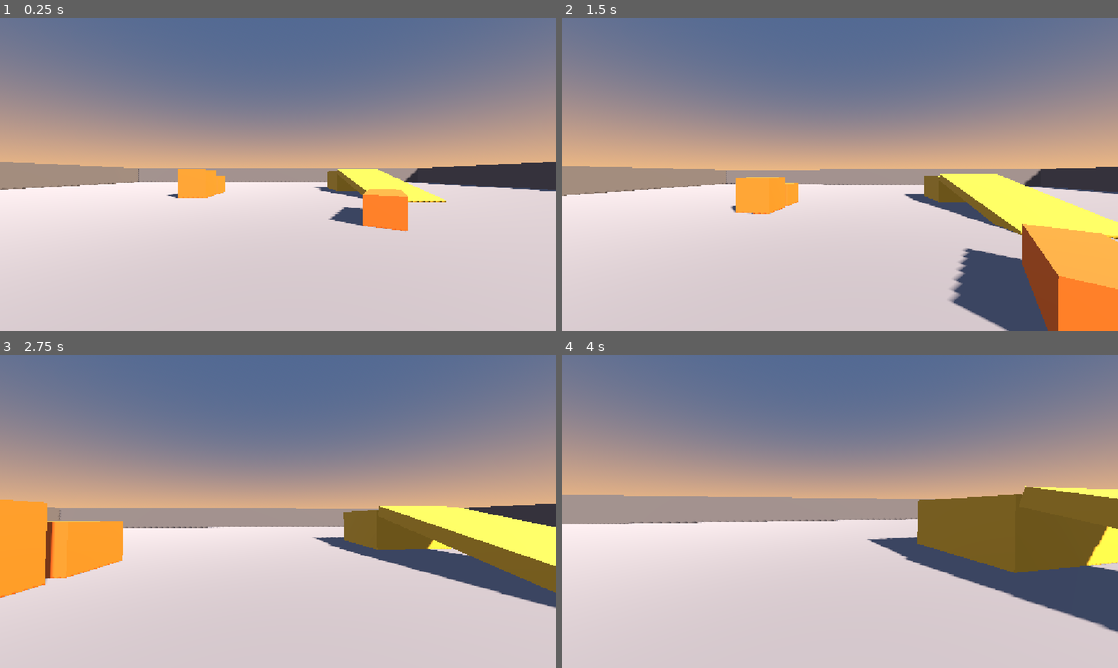
Above: before the commit, frames 1-4 (two rows, left to right).
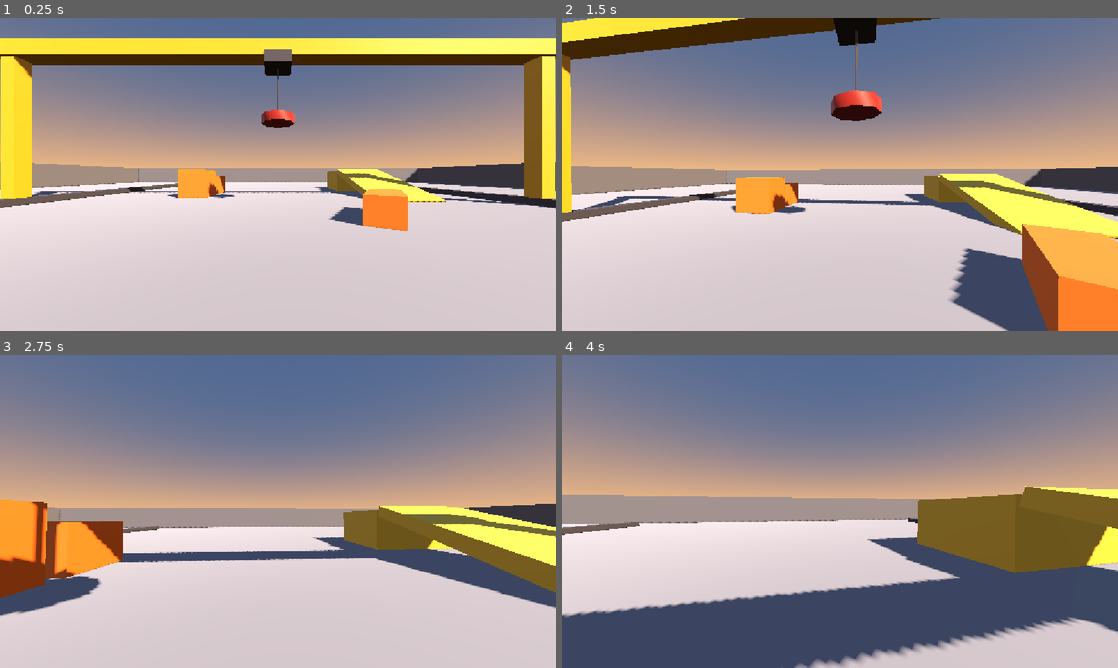
Above: after the commit, the same moments.

Repository: linkinmjs/patio-iman
Game: Godot game, scene res://scenes/patio.tscn
Two runs of this game, one before a commit and one after it. Both use one fixed random seed, a clock stepped at 60 frames per second and the inputs below.
Inputs (mouse positions are in pixels of both pictures, inside the frame that each line leads up to):
- Up to frame 1 (0.25 s): no input
- Up to frame 2 (1.5 s): tap Enter at 0.5 s; move the mouse to (867, 174) at 0.52 s; hold Right mouse button (precision, bound only after the commit) 0.53-1.28 s; hold W (move_forward) from 0.53 s (still down); tap Space (jump) at 0.77 s; move the mouse to (812, 174) at 1.27 s; tap C (crouch) at 1.35 s
- Up to frame 3 (2.75 s): keep holding W (move_forward); tap Space (jump) at 1.52 s; right-click (250, 511) at 1.55 s; move the mouse to (289, 505) at 2.02 s; hold Shift (sprint) from 2.03 s (still down); right-click (289, 505) at 2.3 s
- Up to frame 4 (4 s): keep holding W (move_forward); move the mouse to (834, 517) at 2.77 s; release Shift (sprint) at 2.78 s; right-click (834, 517) at 2.85 s; tap Space (jump) at 3.02, 3.77 s; move the mouse to (878, 514) at 3.52 s; hold Right mouse button (precision, bound only after the commit) from 3.53 s (still down)

The runs differ from the first frame. In frame 1, 16% of the frame differs, in the area x 0-100%, y 6-62%; in frame 2, 8.7%; in frame 3, 5.2%; in frame 4, 18%, in the area x 0-95%, y 52-100%.

Commit message:
Hito 2: gruas manipulables (portico y tractor en primera persona)
- Grua portico sobre rieles: se opera desde consola (E), WASD mueve
  puente/carro, Q/E imAn, RMB precision, rueda zoom, Tab sale.
- Grua movil tipo tractor: cabina en primera persona, W/S maneja muy
  lento, A/D gira (reducido), torreta persigue la mirada del operador,
  brazo articulado con iman colgante siempre vertical.
- Player: set_control_enabled() para ceder el control a las maquinas.

Co-Authored-By: Claude Fable 5 <noreply@anthropic.com>

Diff:
--- a/project.godot
+++ b/project.godot
@@ -47,6 +47,31 @@
 "events": [Object(InputEventKey,"resource_local_to_scene":false,"resource_name":"","device":-1,"window_id":0,"alt_press …(195 unchanged characters)…
 ]
 }
+interact={
+"deadzone": 0.2,
+"events": [Object(InputEventKey,"resource_local_to_scene":false,"resource_name":"","device":-1,"window_id":0,"alt_pressed":false,"shift_pressed":false,"ctrl_pressed":false,"meta_pressed":false,"pressed":false,"keycode":0,"physical_keycode":69,"key_label":0,"unicode":0,"location":0,"echo":false,"script":null)
+]
+}
+crane_up={
+"deadzone": 0.2,
+"events": [Object(InputEventKey,"resource_local_to_scene":false,"resource_name":"","device":-1,"window_id":0,"alt_pressed":false,"shift_pressed":false,"ctrl_pressed":false,"meta_pressed":false,"pressed":false,"keycode":0,"physical_keycode":69,"key_label":0,"unicode":0,"location":0,"echo":false,"script":null)
+]
+}
+crane_down={
+"deadzone": 0.2,
+"events": [Object(InputEventKey,"resource_local_to_scene":false,"resource_name":"","device":-1,"window_id":0,"alt_pressed":false,"shift_pressed":false,"ctrl_pressed":false,"meta_pressed":false,"pressed":false,"keycode":0,"physical_keycode":81,"key_label":0,"unicode":0,"location":0,"echo":false,"script":null)
+]
+}
+precision={
+"deadzone": 0.2,
+"events": [Object(InputEventMouseButton,"resource_local_to_scene":false,"resource_name":"","device":-1,"window_id":0,"alt_pressed":false,"shift_pressed":false,"ctrl_pressed":false,"meta_pressed":false,"button_mask":0,"position":Vector2(0, 0),"global_position":Vector2(0, 0),"factor":1.0,"button_index":2,"canceled":false,"pressed":false,"double_click":false,"script":null)
+]
+}
+exit_mode={
+"deadzone": 0.2,
+"events": [Object(InputEventKey,"resource_local_to_scene":false,"resource_name":"","device":-1,"window_id":0,"alt_pressed":false,"shift_pressed":false,"ctrl_pressed":false,"meta_pressed":false,"pressed":false,"keycode":0,"physical_keycode":4194306,"key_label":0,"unicode":0,"location":0,"echo":false,"script":null)
+]
+}
 jump={
 "deadzone": 0.2,
 "events": [Object(InputEventKey,"resource_local_to_scene":false,"resource_name":"","device":-1,"window_id":0,"alt_press …(190 unchanged characters)…
--- /dev/null
+++ b/scenes/crane.tscn
@@ -0,0 +1,108 @@
+[gd_scene load_steps=6 format=3]
+
+[ext_resource type="Script" path="res://scripts/crane.gd" id="1_crane"]
+
+[sub_resource type="StandardMaterial3D" id="mat_acero"]
+albedo_color = Color(0.78, 0.62, 0.14, 1)
+roughness = 0.6
+
+[sub_resource type="StandardMaterial3D" id="mat_oscuro"]
+albedo_color = Color(0.25, 0.26, 0.3, 1)
+roughness = 0.8
+
+[sub_resource type="StandardMaterial3D" id="mat_iman"]
+albedo_color = Color(0.55, 0.15, 0.12, 1)
+roughness = 0.5
+
+[sub_resource type="SphereShape3D" id="shape_consola"]
+radius = 2.0
+
+[node name="Grua" type="Node3D"]
+script = ExtResource("1_crane")
+
+[node name="RielOeste" type="CSGBox3D" parent="."]
+transform = Transform3D(1, 0, 0, 0, 1, 0, 0, 0, 1, -14, 0.2, 0)
+use_collision = true
+size = Vector3(0.6, 0.4, 52)
+material = SubResource("mat_oscuro")
+
+[node name="RielEste" type="CSGBox3D" parent="."]
+transform = Transform3D(1, 0, 0, 0, 1, 0, 0, 0, 1, 14, 0.2, 0)
+use_collision = true
+size = Vector3(0.6, 0.4, 52)
+material = SubResource("mat_oscuro")
+
+[node name="Puente" type="Node3D" parent="."]
+
+[node name="PataOeste" type="CSGBox3D" parent="Puente"]
+transform = Transform3D(1, 0, 0, 0, 1, 0, 0, 0, 1, -14, 4.2, 0)
+use_collision = true
+size = Vector3(0.7, 7.6, 0.7)
+material = SubResource("mat_acero")
+
+[node name="PataEste" type="CSGBox3D" parent="Puente"]
+transform = Transform3D(1, 0, 0, 0, 1, 0, 0, 0, 1, 14, 4.2, 0)
+use_collision = true
+size = Vector3(0.7, 7.6, 0.7)
+material = SubResource("mat_acero")
+
+[node name="Viga" type="CSGBox3D" parent="Puente"]
+transform = Transform3D(1, 0, 0, 0, 1, 0, 0, 0, 1, 0, 8.2, 0)
+use_collision = true
+size = Vector3(29.5, 0.8, 1)
+material = SubResource("mat_acero")
+
+[node name="Carro" type="Node3D" parent="Puente"]
+transform = Transform3D(1, 0, 0, 0, 1, 0, 0, 0, 1, 0, 7.6, 0)
+
+[node name="CarroVisual" type="CSGBox3D" parent="Puente/Carro"]
+use_collision = true
+size = Vector3(1.4, 0.6, 1.4)
+material = SubResource("mat_oscuro")
+
+[node name="Cable" type="CSGCylinder3D" parent="Puente/Carro"]
+transform = Transform3D(1, 0, 0, 0, 1, 0, 0, 0, 1, 0, -1.5, 0)
+radius = 0.05
+height = 3.0
+material = SubResource("mat_oscuro")
+
+[node name="Iman" type="Node3D" parent="Puente/Carro"]
+transform = Transform3D(1, 0, 0, 0, 1, 0, 0, 0, 1, 0, -3, 0)
+
+[node name="ImanVisual" type="CSGCylinder3D" parent="Puente/Carro/Iman"]
+use_collision = true
+radius = 0.9
+height = 0.45
+material = SubResource("mat_iman")
+
+[node name="CamYaw" type="Node3D" parent="Puente/Carro"]
+transform = Transform3D(1, 0, 0, 0, 1, 0, 0, 0, 1, 0, 1.2, 0)
+
+[node name="CamPitch" type="Node3D" parent="Puente/Carro/CamYaw"]
+transform = Transform3D(1, 0, 0, 0, 0.825336, 0.564642, 0, -0.564642, 0.825336, 0, 0, 0)
+
+[node name="Camera3D" type="Camera3D" parent="Puente/Carro/CamYaw/CamPitch"]
+transform = Transform3D(1, 0, 0, 0, 1, 0, 0, 0, 1, 0, 0, 9)
+fov = 70.0
+
+[node name="Consola" type="Node3D" parent="."]
+transform = Transform3D(1, 0, 0, 0, 1, 0, 0, 0, 1, 16, 0, 20)
+
+[node name="Gabinete" type="CSGBox3D" parent="Consola"]
+transform = Transform3D(1, 0, 0, 0, 1, 0, 0, 0, 1, 0, 0.575, 0)
+use_collision = true
+size = Vector3(0.7, 1.15, 0.45)
+material = SubResource("mat_oscuro")
+
+[node name="Label3D" type="Label3D" parent="Consola"]
+transform = Transform3D(1, 0, 0, 0, 1, 0, 0, 0, 1, 0, 1.7, 0)
+billboard = 1
+text = "Operar grúa [E]"
+font_size = 48
+outline_size = 8
+
+[node name="Area3D" type="Area3D" parent="Consola"]
+
+[node name="CollisionShape3D" type="CollisionShape3D" parent="Consola/Area3D"]
+transform = Transform3D(1, 0, 0, 0, 1, 0, 0, 0, 1, 0, 1, 0)
+shape = SubResource("shape_consola")
--- a/scenes/patio.tscn
+++ b/scenes/patio.tscn
@@ -1,6 +1,8 @@
-[gd_scene load_steps=9 format=3]
+[gd_scene load_steps=11 format=3]
 
 [ext_resource type="PackedScene" path="res://scenes/player.tscn" id="1_playr"]
+[ext_resource type="PackedScene" path="res://scenes/crane.tscn" id="2_grua"]
+[ext_resource type="PackedScene" path="res://scenes/tractor_crane.tscn" id="3_gruam"]
 
 [sub_resource type="ProceduralSkyMaterial" id="sky_mat"]
 sky_top_color = Color(0.25, 0.32, 0.45, 1)
@@ -106,3 +108,8 @@
 
 [node name="Player" parent="." instance=ExtResource("1_playr")]
 transform = Transform3D(1, 0, 0, 0, 1, 0, 0, 0, 1, 0, 0.1, 10)
+
+[node name="Grua" parent="." instance=ExtResource("2_grua")]
+
+[node name="GruaMovil" parent="." instance=ExtResource("3_gruam")]
+transform = Transform3D(1, 0, 0, 0, 1, 0, 0, 0, 1, -8, 0.05, 14)
--- a/scenes/player.tscn
+++ b/scenes/player.tscn
@@ -6,7 +6,7 @@
 radius = 0.35
 height = 1.8
 
-[node name="Player" type="CharacterBody3D"]
+[node name="Player" type="CharacterBody3D" groups=["player"]]
 script = ExtResource("1_player")
 
 [node name="CollisionShape3D" type="CollisionShape3D" parent="."]
--- /dev/null
+++ b/scenes/tractor_crane.tscn
@@ -0,0 +1,127 @@
+[gd_scene load_steps=8 format=3]
+
+[ext_resource type="Script" path="res://scripts/tractor_crane.gd" id="1_tcrane"]
+
+[sub_resource type="StandardMaterial3D" id="mat_amarillo"]
+albedo_color = Color(0.78, 0.62, 0.14, 1)
+roughness = 0.6
+
+[sub_resource type="StandardMaterial3D" id="mat_oscuro"]
+albedo_color = Color(0.22, 0.23, 0.26, 1)
+roughness = 0.85
+
+[sub_resource type="StandardMaterial3D" id="mat_vidrio"]
+albedo_color = Color(0.3, 0.42, 0.52, 1)
+roughness = 0.3
+
+[sub_resource type="StandardMaterial3D" id="mat_iman"]
+albedo_color = Color(0.55, 0.15, 0.12, 1)
+roughness = 0.5
+
+[sub_resource type="BoxShape3D" id="shape_chasis"]
+size = Vector3(2.6, 2.4, 4.4)
+
+[sub_resource type="SphereShape3D" id="shape_acceso"]
+radius = 1.9
+
+[node name="GruaMovil" type="CharacterBody3D"]
+script = ExtResource("1_tcrane")
+
+[node name="CollisionShape3D" type="CollisionShape3D" parent="."]
+transform = Transform3D(1, 0, 0, 0, 1, 0, 0, 0, 1, 0, 1.2, 0)
+shape = SubResource("shape_chasis")
+
+[node name="OrugaIzq" type="CSGBox3D" parent="."]
+transform = Transform3D(1, 0, 0, 0, 1, 0, 0, 0, 1, -0.95, 0.45, 0)
+size = Vector3(0.7, 0.9, 4.4)
+material = SubResource("mat_oscuro")
+
+[node name="OrugaDer" type="CSGBox3D" parent="."]
+transform = Transform3D(1, 0, 0, 0, 1, 0, 0, 0, 1, 0.95, 0.45, 0)
+size = Vector3(0.7, 0.9, 4.4)
+material = SubResource("mat_oscuro")
+
+[node name="Deck" type="CSGBox3D" parent="."]
+transform = Transform3D(1, 0, 0, 0, 1, 0, 0, 0, 1, 0, 1.1, 0)
+size = Vector3(2.4, 0.4, 3.8)
+material = SubResource("mat_amarillo")
+
+[node name="Torreta" type="Node3D" parent="."]
+transform = Transform3D(1, 0, 0, 0, 1, 0, 0, 0, 1, 0, 1.4, 0.8)
+
+[node name="Motor" type="CSGBox3D" parent="Torreta"]
+transform = Transform3D(1, 0, 0, 0, 1, 0, 0, 0, 1, 0, 0.4, 0.4)
+size = Vector3(2, 0.8, 2.4)
+material = SubResource("mat_amarillo")
+
+[node name="Contrapeso" type="CSGBox3D" parent="Torreta"]
+transform = Transform3D(1, 0, 0, 0, 1, 0, 0, 0, 1, 0, 0.5, 1.7)
+size = Vector3(2.2, 1, 0.9)
+material = SubResource("mat_oscuro")
+
+[node name="Cabina" type="CSGBox3D" parent="Torreta"]
+transform = Transform3D(1, 0, 0, 0, 1, 0, 0, 0, 1, 0.75, 1, -0.7)
+size = Vector3(0.9, 1.2, 1.3)
+material = SubResource("mat_vidrio")
+
+[node name="BoomPivot" type="Node3D" parent="Torreta"]
+transform = Transform3D(1, 0, 0, 0, 0.764842, -0.644218, 0, 0.644218, 0.764842, 0, 0.6, -1.3)
+
+[node name="Brazo" type="CSGBox3D" parent="Torreta/BoomPivot"]
+transform = Transform3D(1, 0, 0, 0, 1, 0, 0, 0, 1, 0, 0, -2.25)
+size = Vector3(0.5, 0.6, 4.5)
+material = SubResource("mat_amarillo")
+
+[node name="Codo" type="Node3D" parent="Torreta/BoomPivot"]
+transform = Transform3D(1, 0, 0, 0, 0.453596, 0.891207, 0, -0.891207, 0.453596, 0, 0, -4.5)
+
+[node name="Antebrazo" type="CSGBox3D" parent="Torreta/BoomPivot/Codo"]
+transform = Transform3D(1, 0, 0, 0, 1, 0, 0, 0, 1, 0, 0, -1.75)
+size = Vector3(0.4, 0.5, 3.5)
+material = SubResource("mat_amarillo")
+
+[node name="Punta" type="Marker3D" parent="Torreta/BoomPivot/Codo"]
+transform = Transform3D(1, 0, 0, 0, 1, 0, 0, 0, 1, 0, 0, -3.5)
+
+[node name="Colgante" type="Node3D" parent="."]
+top_level = true
+transform = Transform3D(1, 0, 0, 0, 1, 0, 0, 0, 1, 0, 4, -5)
+
+[node name="Cable" type="CSGCylinder3D" parent="Colgante"]
+transform = Transform3D(1, 0, 0, 0, 1, 0, 0, 0, 1, 0, -0.6, 0)
+radius = 0.04
+height = 1.2
+material = SubResource("mat_oscuro")
+
+[node name="Iman" type="CSGCylinder3D" parent="Colgante"]
+transform = Transform3D(1, 0, 0, 0, 1, 0, 0, 0, 1, 0, -1.35, 0)
+radius = 0.8
+height = 0.4
+material = SubResource("mat_iman")
+
+[node name="CamYaw" type="Node3D" parent="Torreta"]
+transform = Transform3D(1, 0, 0, 0, 1, 0, 0, 0, 1, 0.75, 1.35, -0.75)
+
+[node name="CamPitch" type="Node3D" parent="Torreta/CamYaw"]
+
+[node name="Camera3D" type="Camera3D" parent="Torreta/CamYaw/CamPitch"]
+fov = 75.0
+
+[node name="Acceso" type="Node3D" parent="."]
+transform = Transform3D(1, 0, 0, 0, 1, 0, 0, 0, 1, 1.4, 0, 0)
+
+[node name="Area3D" type="Area3D" parent="Acceso"]
+
+[node name="CollisionShape3D" type="CollisionShape3D" parent="Acceso/Area3D"]
+transform = Transform3D(1, 0, 0, 0, 1, 0, 0, 0, 1, 0, 1, 0)
+shape = SubResource("shape_acceso")
+
+[node name="Label3D" type="Label3D" parent="Acceso"]
+transform = Transform3D(1, 0, 0, 0, 1, 0, 0, 0, 1, 0, 2.3, 0)
+billboard = 1
+text = "Manejar grúa [E]"
+font_size = 48
+outline_size = 8
+
+[node name="PuntoBajada" type="Marker3D" parent="Acceso"]
+transform = Transform3D(1, 0, 0, 0, 1, 0, 0, 0, 1, 0.9, 0.05, 0)
--- /dev/null
+++ b/scripts/crane.gd
@@ -0,0 +1,127 @@
+extends Node3D
+## Grúa pórtico del patio. Se opera desde la consola (E).
+## En modo grúa: WASD mueve puente (W/S) y carro (A/D), Q/E baja/sube el imán,
+## RMB modo precisión, rueda del mouse zoom, Tab vuelve al modo a pie.
+
+@export_group("Velocidades")
+@export var bridge_speed := 6.0
+@export var trolley_speed := 6.0
+@export var hoist_speed := 3.0
+@export var acceleration := 3.0
+@export var precision_factor := 0.4
+
+@export_group("Límites")
+@export var trolley_x_range := Vector2(-12.0, 12.0)
+@export var bridge_z_range := Vector2(-22.0, 22.0)
+@export var hoist_y_range := Vector2(-6.9, -0.8)
+
+@export_group("Cámara")
+@export var mouse_sensitivity := 0.0025
+@export var zoom_range := Vector2(4.0, 14.0)
+
+@onready var bridge: Node3D = $Puente
+@onready var trolley: Node3D = $Puente/Carro
+@onready var magnet: Node3D = $Puente/Carro/Iman
+@onready var cable: CSGCylinder3D = $Puente/Carro/Cable
+@onready var cam_yaw: Node3D = $Puente/Carro/CamYaw
+@onready var cam_pitch: Node3D = $Puente/Carro/CamYaw/CamPitch
+@onready var camera: Camera3D = $Puente/Carro/CamYaw/CamPitch/Camera3D
+@onready var console_area: Area3D = $Consola/Area3D
+@onready var console_label: Label3D = $Consola/Label3D
+
+var active := false
+
+var _player: Node3D = null
+var _player_near := false
+var _velocity := Vector3.ZERO  # x = carro, y = imán, z = puente
+var _zoom := 9.0
+
+
+func _ready() -> void:
+	console_area.body_entered.connect(_on_console_body_entered)
+	console_area.body_exited.connect(_on_console_body_exited)
+	console_label.visible = false
+	_update_cable()
+
+
+func _unhandled_input(event: InputEvent) -> void:
+	if not active:
+		return
+	if event is InputEventMouseMotion and Input.mouse_mode == Input.MOUSE_MODE_CAPTURED:
+		cam_yaw.rotate_y(-event.relative.x * mouse_sensitivity)
+		cam_pitch.rotation.x = clampf(
+				cam_pitch.rotation.x - event.relative.y * mouse_sensitivity, -1.4, 0.4)
+	elif event is InputEventMouseButton:
+		if event.button_index == MOUSE_BUTTON_WHEEL_UP:
+			_zoom = maxf(_zoom - 1.0, zoom_range.x)
+		elif event.button_index == MOUSE_BUTTON_WHEEL_DOWN:
+			_zoom = minf(_zoom + 1.0, zoom_range.y)
+		elif event.pressed and Input.mouse_mode == Input.MOUSE_MODE_VISIBLE:
+			Input.mouse_mode = Input.MOUSE_MODE_CAPTURED
+	elif event.is_action_pressed("ui_cancel"):
+		Input.mouse_mode = Input.MOUSE_MODE_VISIBLE
+
+
+func _physics_process(delta: float) -> void:
+	if active:
+		_process_controls(delta)
+	elif _player_near and Input.is_action_just_pressed("interact"):
+		_enter()
+
+
+func _process_controls(delta: float) -> void:
+	if Input.is_action_just_pressed("exit_mode"):
+		_exit()
+		return
+
+	var factor := precision_factor if Input.is_action_pressed("precision") else 1.0
+	var target := Vector3(
+			Input.get_axis("move_left", "move_right") * trolley_speed,
+			Input.get_axis("crane_down", "crane_up") * hoist_speed,
+			Input.get_axis("move_forward", "move_back") * bridge_speed) * factor
+	_velocity = _velocity.lerp(target, acceleration * delta)
+
+	trolley.position.x = clampf(
+			trolley.position.x + _velocity.x * delta, trolley_x_range.x, trolley_x_range.y)
+	magnet.position.y = clampf(
+			magnet.position.y + _velocity.y * delta, hoist_y_range.x, hoist_y_range.y)
+	bridge.position.z = clampf(
+			bridge.position.z + _velocity.z * delta, bridge_z_range.x, bridge_z_range.y)
+
+	camera.position.z = lerpf(camera.position.z, _zoom, 8.0 * delta)
+	_update_cable()
+
+
+func _update_cable() -> void:
+	var length := absf(magnet.position.y)
+	cable.height = length
+	cable.position.y = -length * 0.5
+
+
+func _enter() -> void:
+	active = true
+	console_label.visible = false
+	_velocity = Vector3.ZERO
+	_player.set_control_enabled(false)
+	camera.current = true
+	Input.mouse_mode = Input.MOUSE_MODE_CAPTURED
+
+
+func _exit() -> void:
+	active = false
+	console_label.visible = _player_near
+	_player.set_control_enabled(true)
+
+
+func _on_console_body_entered(body: Node3D) -> void:
+	if body.is_in_group("player"):
+		_player = body
+		_player_near = true
+		if not active:
+			console_label.visible = true
+
+
+func _on_console_body_exited(body: Node3D) -> void:
+	if body.is_in_group("player"):
+		_player_near = false
+		console_label.visible = false
--- a/scripts/player.gd
+++ b/scripts/player.gd
@@ -21,12 +21,21 @@
 
 @onready var head: Node3D = $Head
 @onready var collision_shape: CollisionShape3D = $CollisionShape3D
+@onready var camera: Camera3D = $Head/Camera3D
 
 var _pitch := 0.0
 
 
 func _ready() -> void:
 	Input.mouse_mode = Input.MOUSE_MODE_CAPTURED
+
+
+## Habilita/deshabilita el control del jugador (p. ej. al entrar al modo grúa).
+func set_control_enabled(enabled: bool) -> void:
+	set_physics_process(enabled)
+	set_process_unhandled_input(enabled)
+	if enabled:
+		camera.current = true
 
 
 func _unhandled_input(event: InputEvent) -> void:
--- /dev/null
+++ b/scripts/tractor_crane.gd
@@ -0,0 +1,140 @@
+extends CharacterBody3D
+## Grúa móvil tipo tractor (material handler). El jugador se sube con E.
+## Se maneja en primera persona desde la cabina: W/S avanza/retrocede (muy
+## lento), A/D gira el vehículo, la torreta persigue lentamente hacia donde
+## mira el operador, Q/E baja/sube el brazo, RMB precisión, Tab para bajarse.
+
+@export_group("Manejo")
+@export var drive_speed := 2.5
+@export var reverse_speed := 1.5
+@export var turn_speed := 0.35
+@export var acceleration := 2.0
+@export var precision_factor := 0.4
+
+@export_group("Brazo")
+@export var boom_speed := 0.5
+@export var boom_pitch_range := Vector2(0.45, 1.05)
+@export var turret_follow_speed := 0.5
+
+@export_group("Cámara")
+@export var mouse_sensitivity := 0.0025
+@export var head_yaw_limit := 2.6
+
+@onready var turret: Node3D = $Torreta
+@onready var boom_pivot: Node3D = $Torreta/BoomPivot
+@onready var tip: Marker3D = $Torreta/BoomPivot/Codo/Punta
+@onready var hanger: Node3D = $Colgante
+@onready var cam_yaw: Node3D = $Torreta/CamYaw
+@onready var cam_pitch: Node3D = $Torreta/CamYaw/CamPitch
+@onready var camera: Camera3D = $Torreta/CamYaw/CamPitch/Camera3D
+@onready var board_area: Area3D = $Acceso/Area3D
+@onready var board_label: Label3D = $Acceso/Label3D
+@onready var exit_point: Marker3D = $Acceso/PuntoBajada
+
+var active := false
+
+var _player: Node3D = null
+var _player_near := false
+var _speed := 0.0
+
+
+func _ready() -> void:
+	board_area.body_entered.connect(_on_board_body_entered)
+	board_area.body_exited.connect(_on_board_body_exited)
+	board_label.visible = false
+
+
+func _unhandled_input(event: InputEvent) -> void:
+	if not active:
+		return
+	if event is InputEventMouseMotion and Input.mouse_mode == Input.MOUSE_MODE_CAPTURED:
+		cam_yaw.rotation.y = clampf(
+				cam_yaw.rotation.y - event.relative.x * mouse_sensitivity,
+				-head_yaw_limit, head_yaw_limit)
+		cam_pitch.rotation.x = clampf(
+				cam_pitch.rotation.x - event.relative.y * mouse_sensitivity, -1.0, 0.6)
+	elif event is InputEventMouseButton:
+		if event.pressed and Input.mouse_mode == Input.MOUSE_MODE_VISIBLE:
+			Input.mouse_mode = Input.MOUSE_MODE_CAPTURED
+	elif event.is_action_pressed("ui_cancel"):
+		Input.mouse_mode = Input.MOUSE_MODE_VISIBLE
+
+
+func _physics_process(delta: float) -> void:
+	if not is_on_floor():
+		velocity += get_gravity() * delta
+
+	if active:
+		_process_controls(delta)
+	else:
+		_speed = lerpf(_speed, 0.0, acceleration * delta)
+		if _player_near and Input.is_action_just_pressed("interact"):
+			_enter()
+
+	var forward := -transform.basis.z
+	velocity.x = forward.x * _speed
+	velocity.z = forward.z * _speed
+	move_and_slide()
+
+	# El imán cuelga siempre vertical desde la punta del brazo.
+	hanger.global_position = tip.global_position
+
+
+func _process_controls(delta: float) -> void:
+	if Input.is_action_just_pressed("exit_mode"):
+		_exit()
+		return
+
+	var factor := precision_factor if Input.is_action_pressed("precision") else 1.0
+
+	var throttle := Input.get_axis("move_back", "move_forward")
+	var steer := Input.get_axis("move_left", "move_right")
+	var max_speed := drive_speed if throttle >= 0.0 else reverse_speed
+	_speed = lerpf(_speed, throttle * max_speed * factor, acceleration * delta)
+	rotate_y(-steer * turn_speed * factor * delta)
+
+	var boom_axis := Input.get_axis("crane_down", "crane_up")
+	boom_pivot.rotation.x = clampf(
+			boom_pivot.rotation.x + boom_axis * boom_speed * factor * delta,
+			boom_pitch_range.x, boom_pitch_range.y)
+
+	# La torreta persigue la mirada del operador: gira hacia donde apunta la
+	# cabeza y la cabeza compensa, así la vista queda fija mientras la torreta
+	# se acomoda debajo con su propia velocidad.
+	var head_offset := cam_yaw.rotation.y
+	var step := clampf(head_offset,
+			-turret_follow_speed * factor * delta, turret_follow_speed * factor * delta)
+	turret.rotate_y(step)
+	cam_yaw.rotation.y -= step
+
+
+func _enter() -> void:
+	active = true
+	board_label.visible = false
+	_player.set_control_enabled(false)
+	_player.process_mode = Node.PROCESS_MODE_DISABLED
+	camera.current = true
+	Input.mouse_mode = Input.MOUSE_MODE_CAPTURED
+
+
+func _exit() -> void:
+	active = false
+	_player.global_position = exit_point.global_position
+	_player.velocity = Vector3.ZERO
+	_player.process_mode = Node.PROCESS_MODE_INHERIT
+	_player.set_control_enabled(true)
+	board_label.visible = _player_near
+
+
+func _on_board_body_entered(body: Node3D) -> void:
+	if body.is_in_group("player"):
+		_player = body
+		_player_near = true
+		if not active:
+			board_label.visible = true
+
+
+func _on_board_body_exited(body: Node3D) -> void:
+	if body.is_in_group("player"):
+		_player_near = false
+		board_label.visible = false
Not shown, added: scripts/crane.gd.uid
Not shown, added: scripts/tractor_crane.gd.uid
